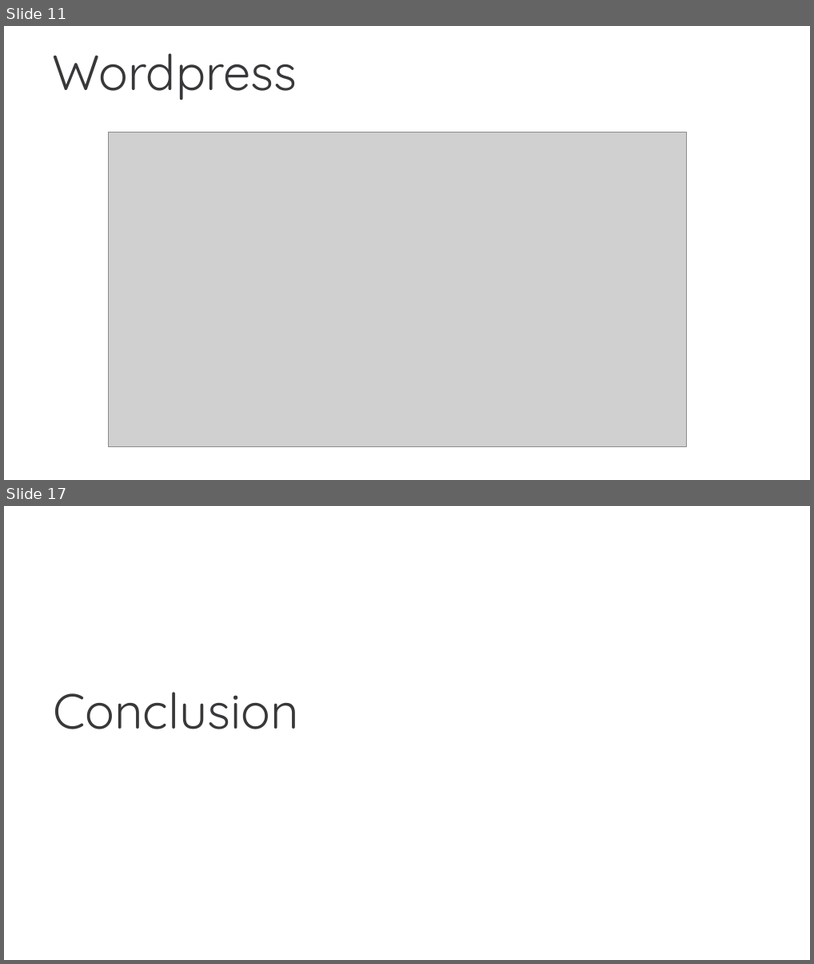
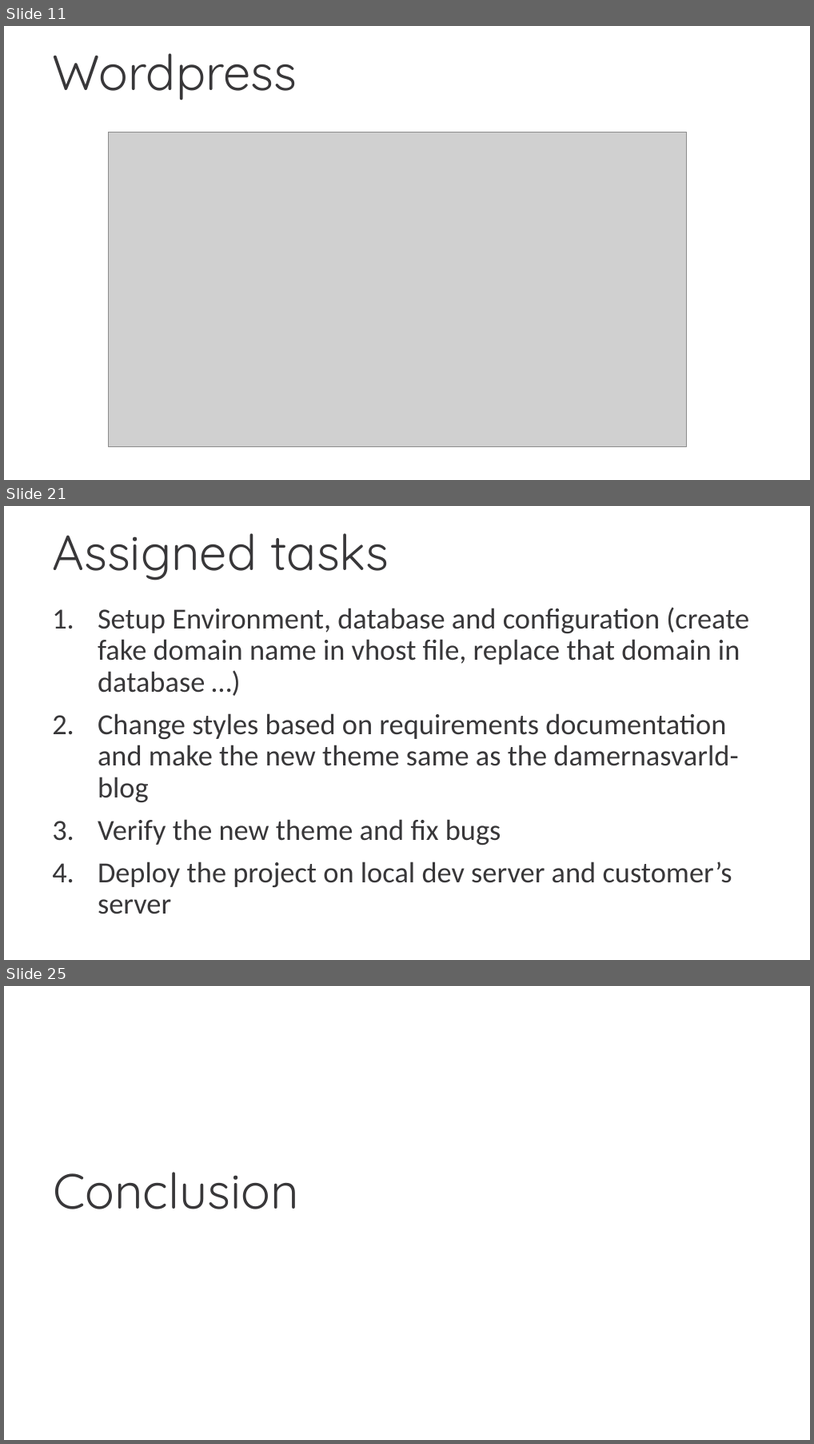
Before and after one commit to nam-tran-niteco/Wordpress-Demo, a slide deck: Wordpress Migration.pptx. Shown one above the other, each under a label of ours: slides 11 and 17 before the commit, slides 11, 21 and 25 after it; the slides between them are not shown. The pictures are 814x964 and 814x1444 pixels, drawn with LibreOffice and Linux fonts; fonts in the diff are those of the drawing; grey boxes stand for pictures; background and template pictures are left out. Boxes give left, top, right and bottom in pixels: in the first picture for what was removed or moved away, otherwise in the second. Text is boxed around its words. In the diff, an @@ line names an element or a change of style, - is before the commit and + after.

```diff
--- a/Wordpress Migration.pptx
+++ b/Wordpress Migration.pptx
@@ slide 21 added at [4,506,810,960], background picture (left out) @@
@@ title added at [52,533,389,580], 44 pt, text #383739 @@
+Assigned tasks
@@ text added at [98,607,750,914], 26 pt, text #383739 @@
+1. Setup Environment, database and configuration (create fake domain name in vhost file, replace that domain in database …)
+2. Change styles based on requirements documentation and make the new theme same as the damernasvarld-blog
+3. Verify the new theme and fix bugs
+4. Deploy the project on local dev server and customer’s server
@@ what was slide 17 is now slide 25 @@
```
Also in this commit, not shown: 8 slides changed, 10 other slides added, 1 slide removed, 3 other files.
